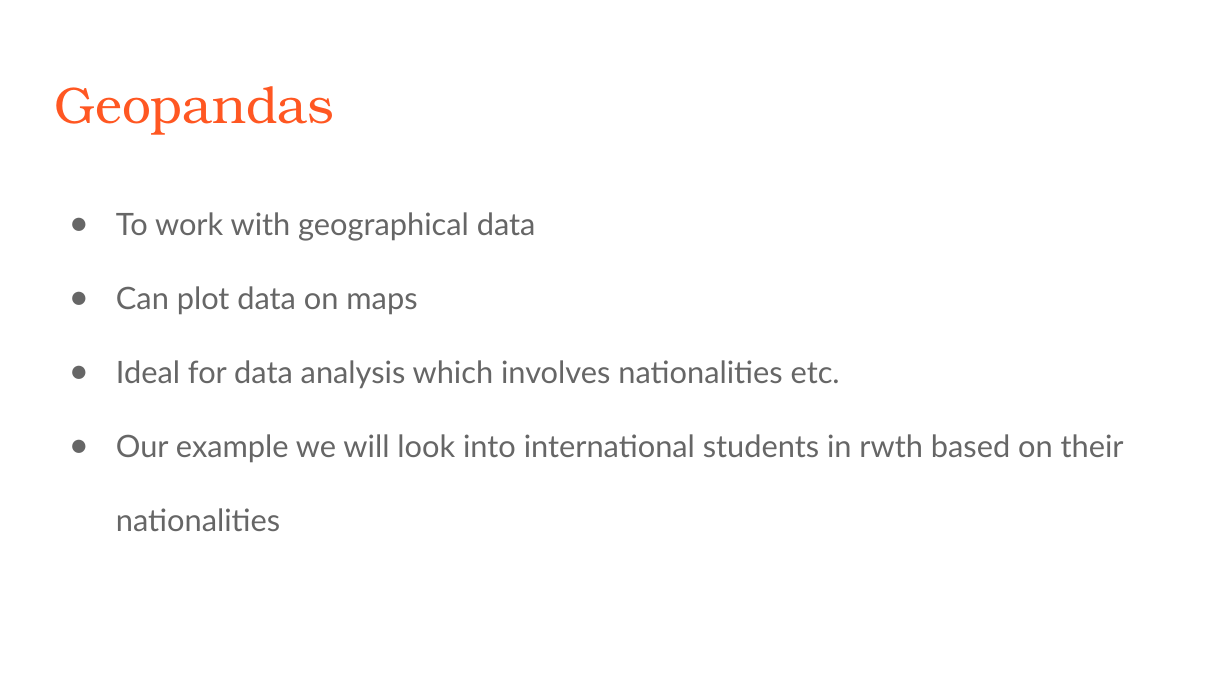
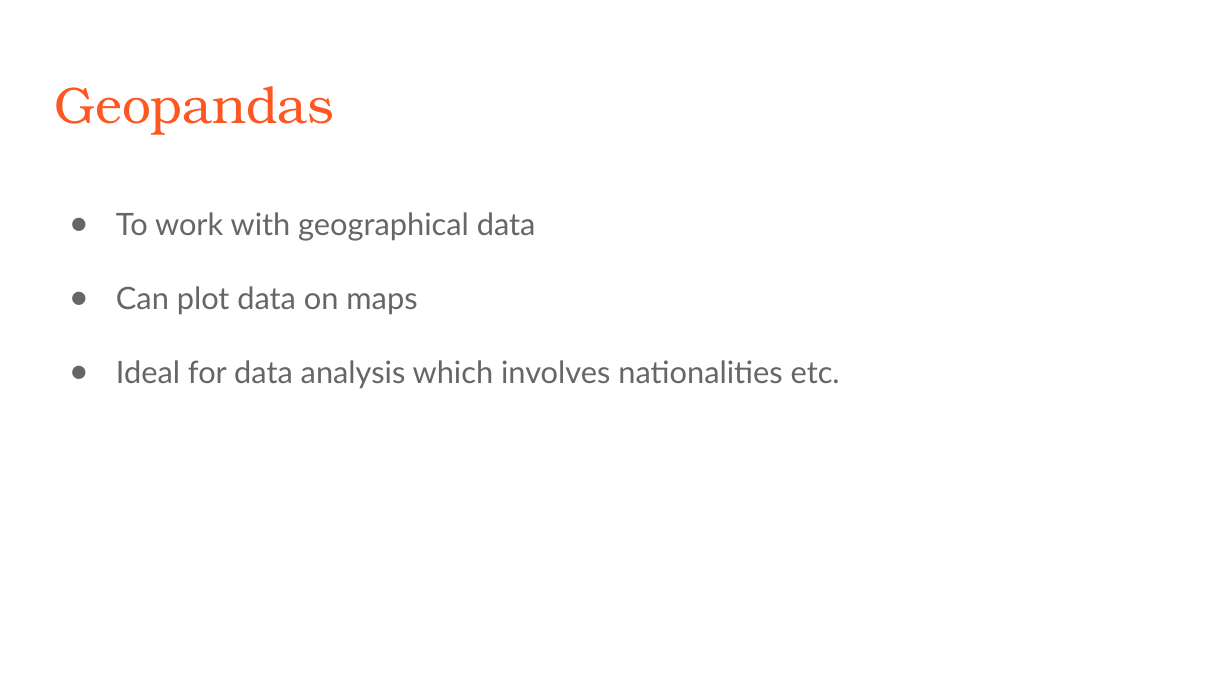
Before and after one commit to faizanzafar40/Intro-to-Programming-in-Python, a slide deck: slide 8 of 1. Slides/8. Data analysis.pptx (slide 9 before the commit). Drawn at 1232x693 pixels with LibreOffice and Linux fonts; fonts in the diff are those of the drawing. Boxes give left, top, right and bottom in pixels: in the first picture for what was removed or moved away, otherwise in the second. Text is boxed around its words. In the diff, an @@ line names an element or a change of style, - is before the commit and + after.

```diff
--- a/1. Slides/8. Data analysis.pptx
+++ b/1. Slides/8. Data analysis.pptx
@@ text at <box>116,434,1124,531</box>: paragraph removed @@
-● Our example we will look into international students in rwth based on their nationalities
```
Also in this commit, not shown: 2 other slides changed, 1 slide removed.
